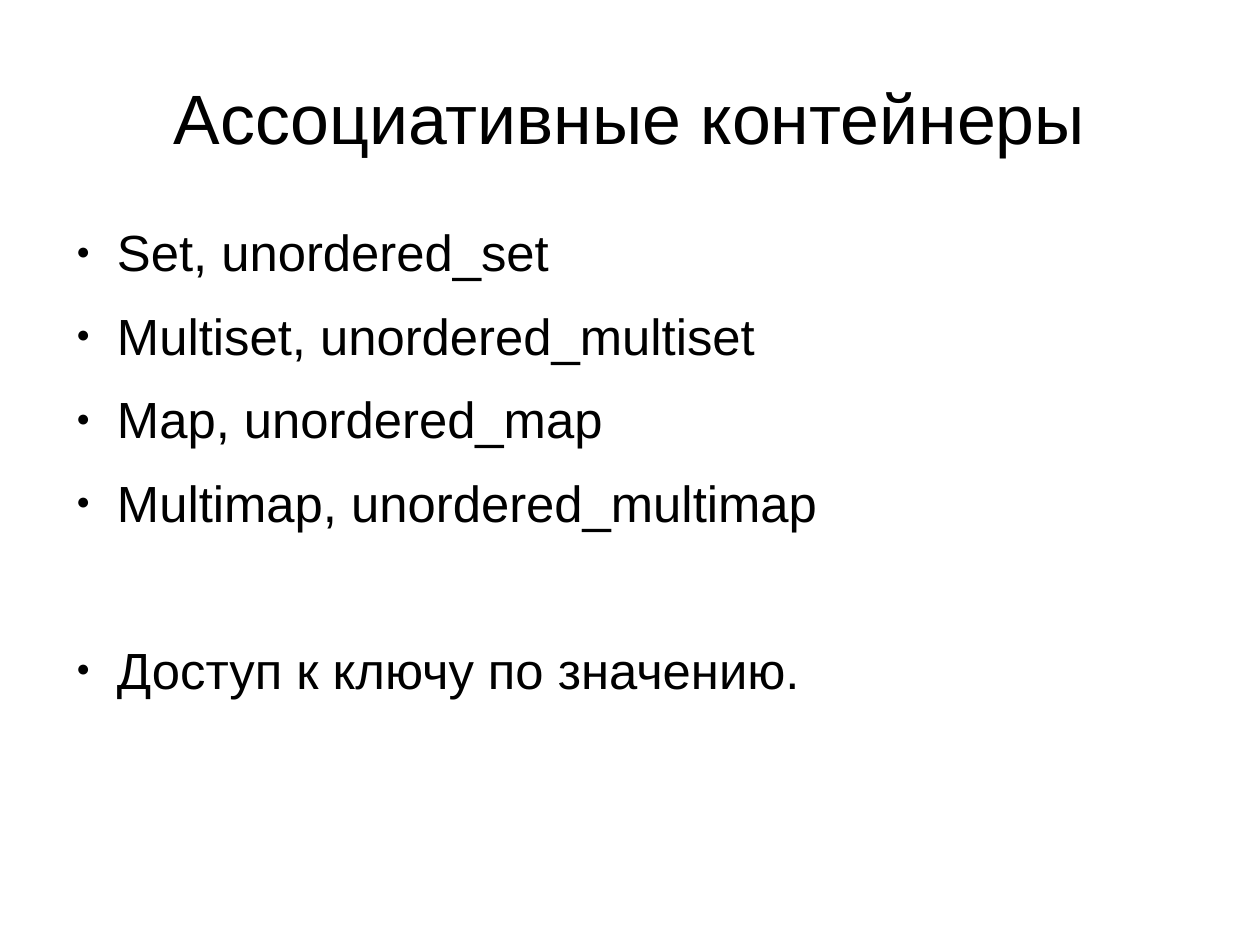
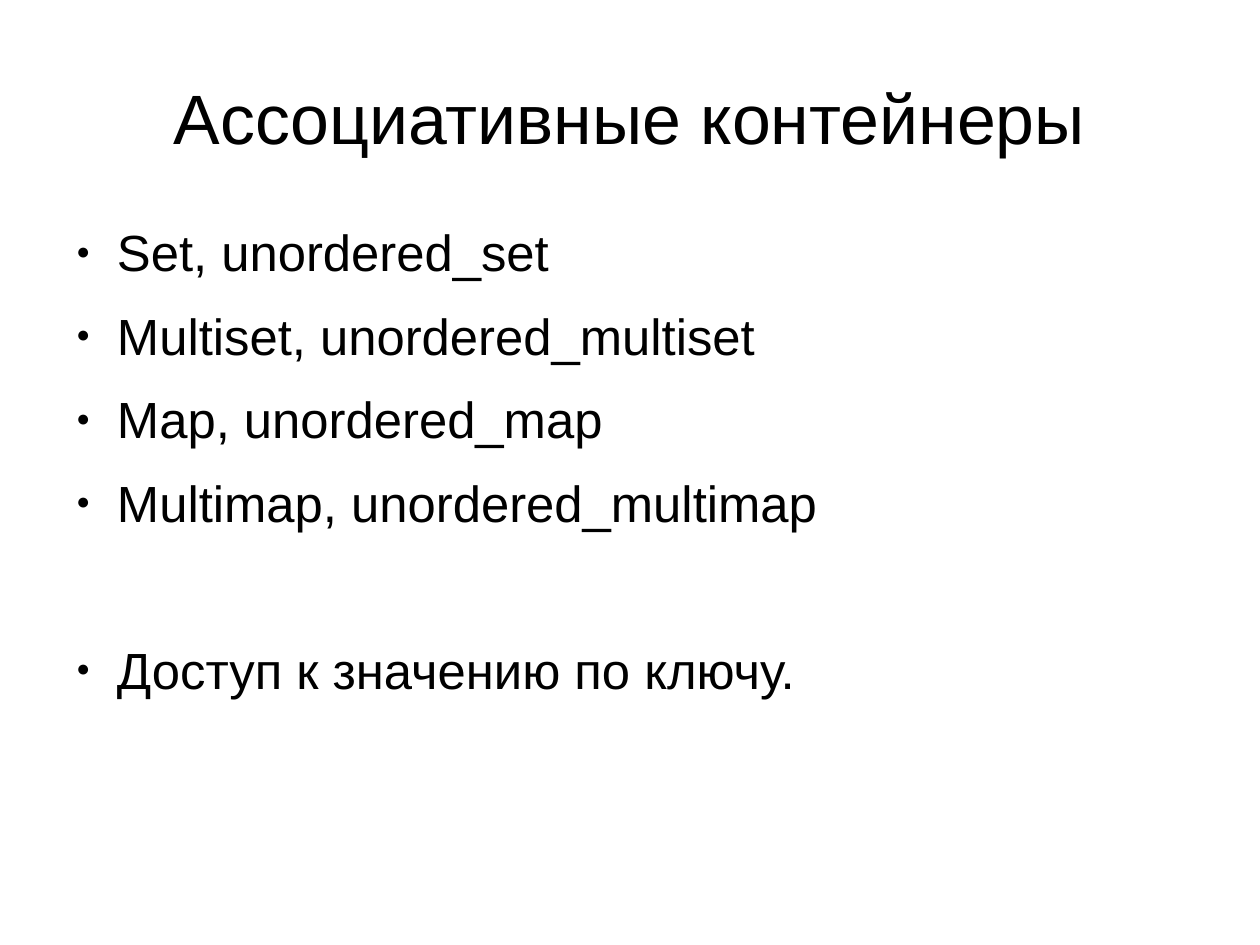
Before and after one commit to gritsulyak/School, a slide deck: slide 17 of 3/СPP_types_and_structs.odp. Drawn at 1260x945 pixels with LibreOffice and Linux fonts; fonts in the diff are those of the drawing. Boxes give left, top, right and bottom in pixels: in the first picture for what was removed or moved away, otherwise in the second. Text is boxed around its words. In the diff, an @@ line names an element or a change of style, - is before the commit and + after.

```diff
--- a/3/СPP_types_and_structs.odp
+++ b/3/СPP_types_and_structs.odp
@@ text at <box>117,654,794,699</box>: text changed @@
-● Доступ к ключу по значению.
+● Доступ к значению по ключу.
```
Also in this commit, not shown: 7 other slides changed, 3 other files.
